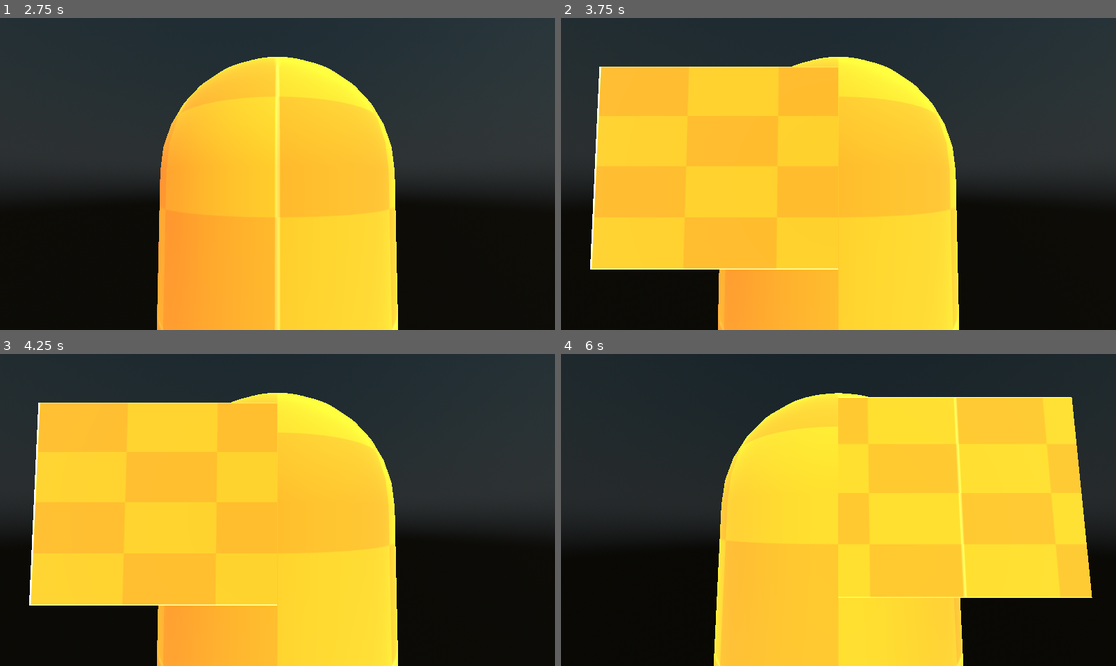
Above: before the commit, frames 1-4 (two rows, left to right).
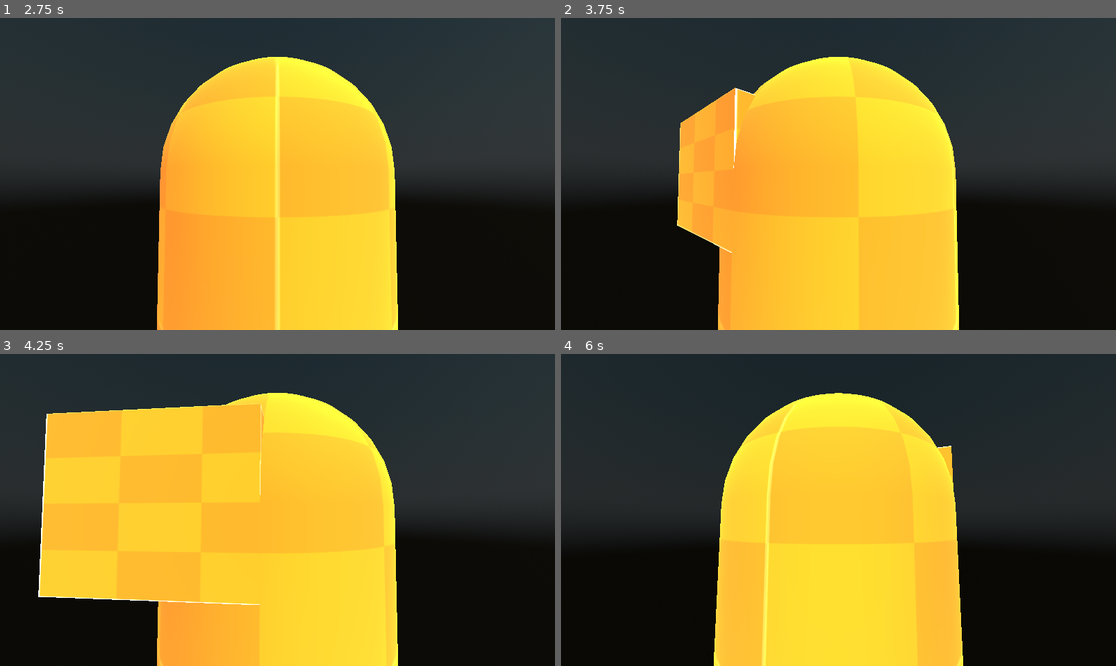
Above: after the commit, the same moments.

Repository: FroggLeo/driving-game
Game: Godot game, scene res://world.tscn
Two runs of this game, one before a commit and one after it. Both use one fixed random seed, a clock stepped at 60 frames per second and the inputs below.
Inputs (mouse positions are in pixels of both pictures, inside the frame that each line leads up to):
- Up to frame 1 (2.75 s): tap Enter at 0.5 s; move the mouse to (305, 174) at 0.52 s; hold Right mouse button (move_camera) 0.53-1.28 s; hold W (move_forward) from 0.53 s (still down); tap Space (jump) at 0.77, 1.52 s; move the mouse to (249, 174) at 1.27 s; tap Mouse wheel up (zoom_in) at 1.35 s; move the mouse to (288, 167) at 2.02 s; hold Mouse wheel down (zoom_out) from 2.03 s (still down)
- Up to frame 2 (3.75 s): move the mouse to (810, 236) at 2.77 s; release Mouse wheel down (zoom_out) at 2.78 s; tap Alt at 2.85 s; tap Space (jump) at 3.02, 3.5 s; move the mouse to (1005, 220) at 3.52 s; release W (move_forward) at 3.53 s; hold A (move_left) from 3.53 s (still down); tap Shift at 3.6 s
- Up to frame 3 (4.25 s): keep holding A (move_left); tap Space (jump) at 3.77 s
- Up to frame 4 (6 s): move the mouse to (672, 463) at 4.27 s; right-click (672, 463) at 4.35 s; tap Space (jump) at 4.52 s; move the mouse to (866, 510) at 5.02 s; release A (move_left) at 5.03 s; hold S (move_back) 5.03-5.78 s; hold Mouse wheel up (zoom_in) 5.03-5.78 s; tap Enter at 5.75 s; move the mouse to (816, 503) at 5.77 s; hold D (move_right) from 5.78 s (still down); tap Mouse wheel down (zoom_out) at 5.85 s

Frame 1 is identical in both runs. In frame 2, 18% of the frame differs, in the area x 5-72%, y 13-98%; in frame 3, 3.2%; in frame 4, 18%, in the area x 27-96%, y 13-100%.

Commit message:
feat: smooth player rotation in 3rd person

Diff:
--- a/godot_project/player/player.gd
+++ b/godot_project/player/player.gd
@@ -101,8 +101,10 @@
 		# 3rd person rotation code
 		if direction.length() > 0.001:
 			var walking_direction = atan2(direction.x,direction.z) + PI
-			player_mesh.global_rotation.y = walking_direction
-			first_person_cam.global_rotation.y = walking_direction
+			var new_direction = lerp_angle(player_mesh.global_rotation.y, walking_direction, 4*delta)
+			player_mesh.global_rotation.y = new_direction
+			first_person_cam.global_rotation.y = new_direction
+
 
 	# this line like prevents the player from moving faster when they are going diagonally
 	direction = direction.normalized()
